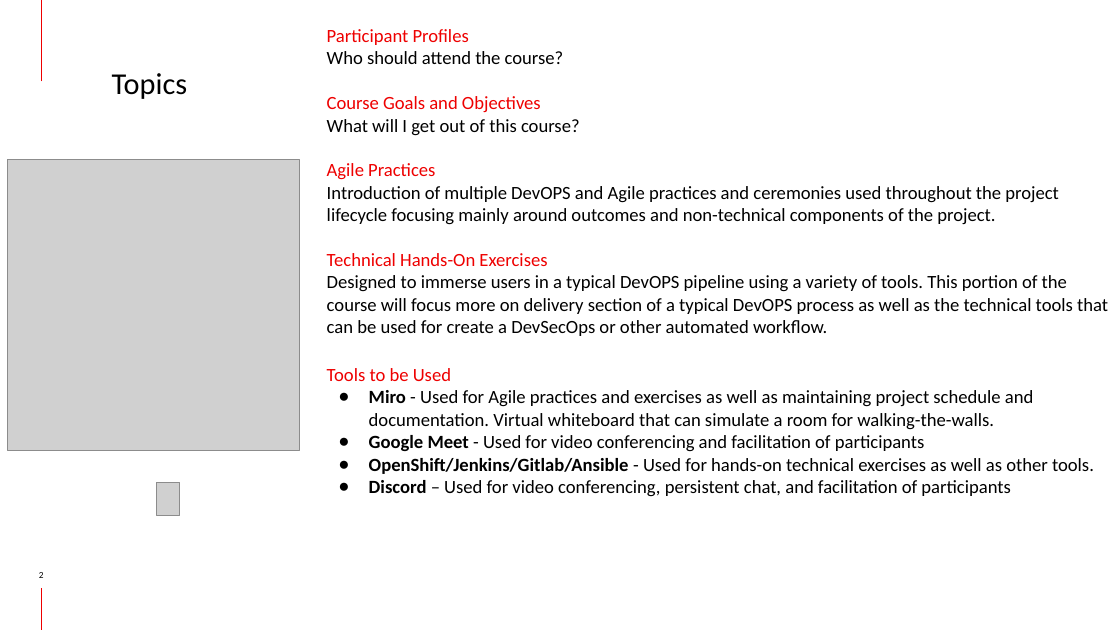
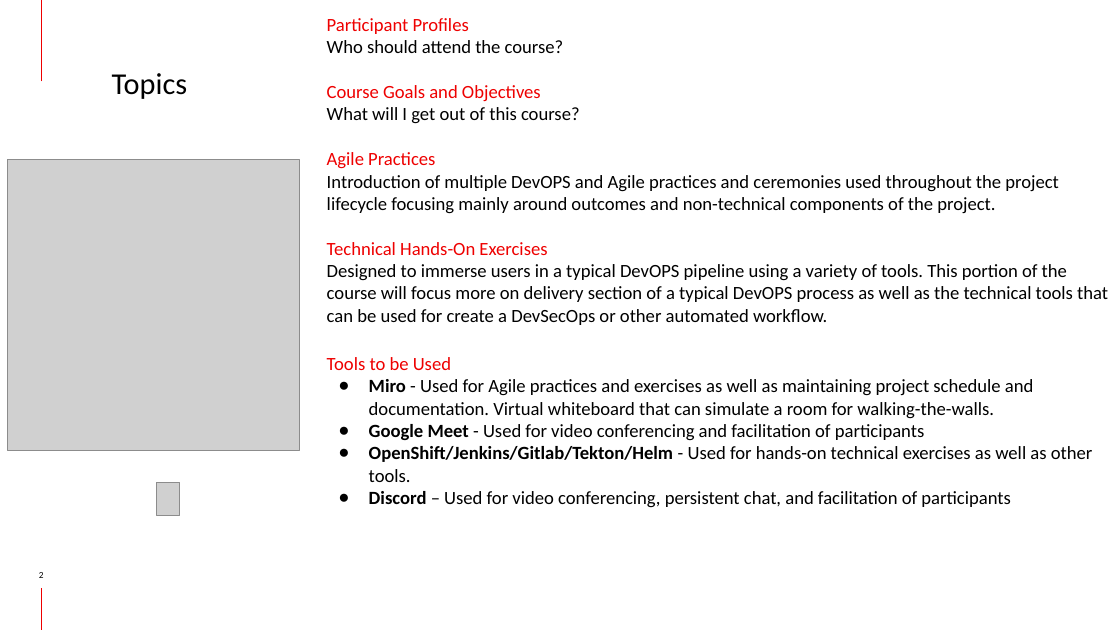
Before and after one commit to ferjosem362/Ansible, a slide deck: slide 2 of TL500VT - Intro.pptx. Drawn at 1120x630 pixels with LibreOffice and Linux fonts; fonts in the diff are those of the drawing; grey boxes stand for pictures; background and template pictures are left out. Boxes give left, top, right and bottom in pixels: in the first picture for what was removed or moved away, otherwise in the second. Text is boxed around its words. In the diff, an @@ line names an element or a change of style, - is before the commit and + after.

```diff
--- a/TL500VT - Intro.pptx
+++ b/TL500VT - Intro.pptx
@@ text at bbox=[369, 446, 1093, 482]: text changed @@
-● OpenShift/Jenkins/Gitlab/Ansible - Used for hands-on technical exercises as well as other tools.
+● OpenShift/Jenkins/Gitlab/Tekton/Helm - Used for hands-on technical exercises as well as other tools.
```
Also in this commit, not shown: 1 other slide changed, 3 other files.
